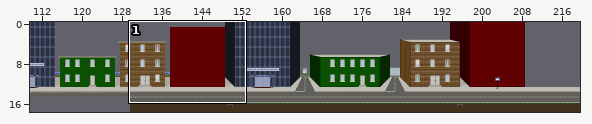
Two versions of a level (Tiled map, src/maps/city.tmx). Above: a wide view before the commit, with the close-up outlined.
Close-up. Before the edit:
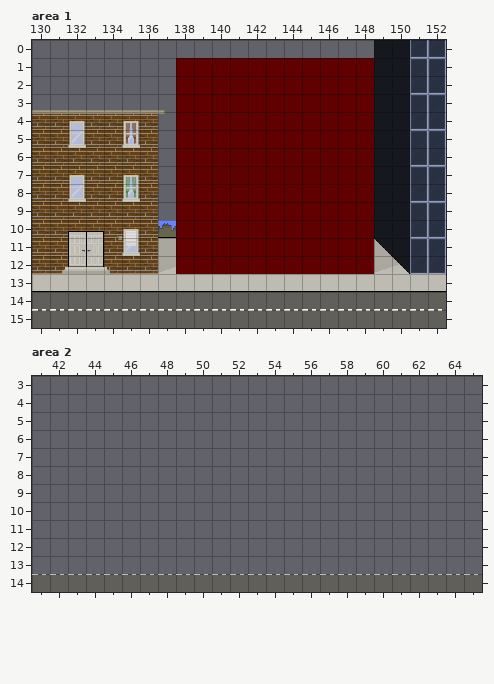
Cells are 24x24 px. Shown: area 1 x 130..152, y 0..15; area 2 x 41..65, y 3..14. The commit also changed other parts of the map, which this record leaves out. Tiles whose own drawing changed are shown in their newer look in all pictures.
The same view after the edit:
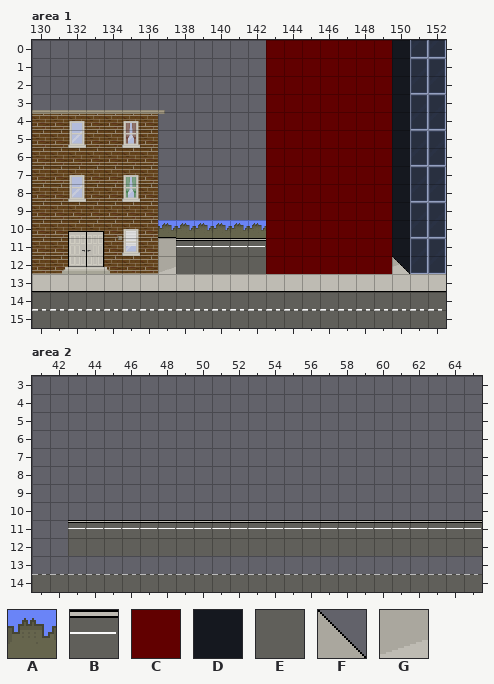
Key: from "city": A 40, B 86, C 159, D 251, E 316, F 372, G 392.
_ is an empty cell.
Tiles of an added or newly shown layer are drawn over the layers below it.
Difference:
Layer "Background_street" (added), area 1:
y 10: x 138..142 _____ -> AAAAA
y 11: x 138..142 _____ -> BBBBB
y 12: x 138..142 _____ -> EEEEE
Layer "buildings", area 1:
y 0: x 143..149 ______D -> CCCCCCC
y 1..11: x 138..142 CCCCC -> _____; x 149 D -> C
y 12: x 138..142 CCCCC -> _____; x 149 _ -> C
Layer "Street", area 1:
y 11: x 149 F -> _
y 12: x 149 G -> _
Layer "Background_street" (added), area 2:
y 11: x 43..65 _______________________ -> BBBBBBBBBBBBBBBBBBBBBBB
